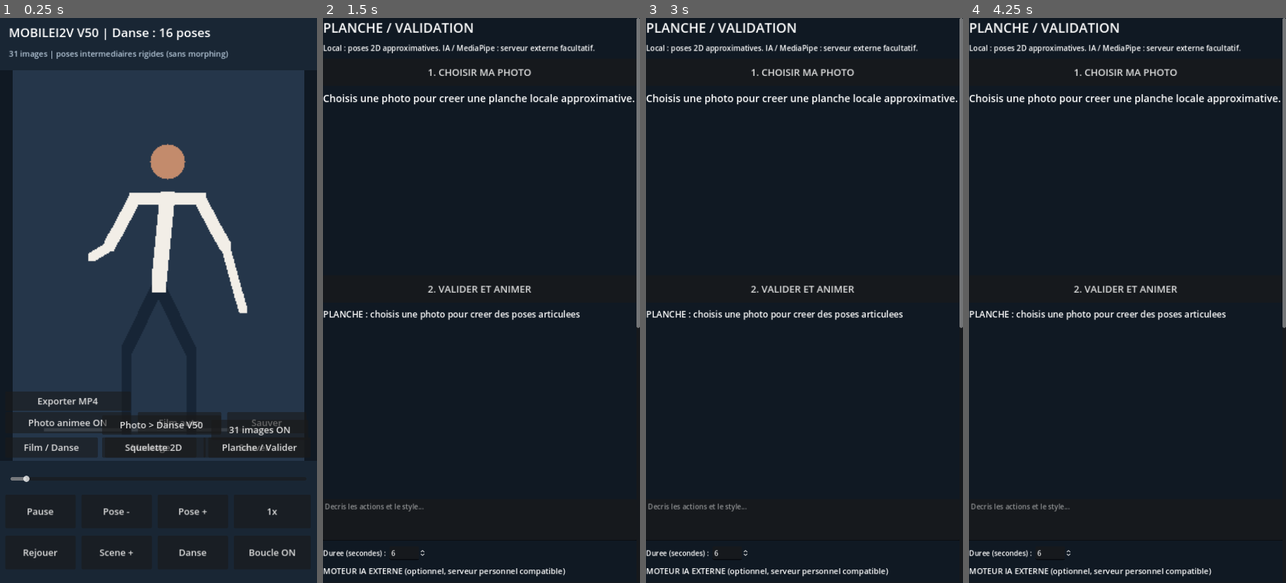
Above: before the commit, frames 1-4 (left to right).
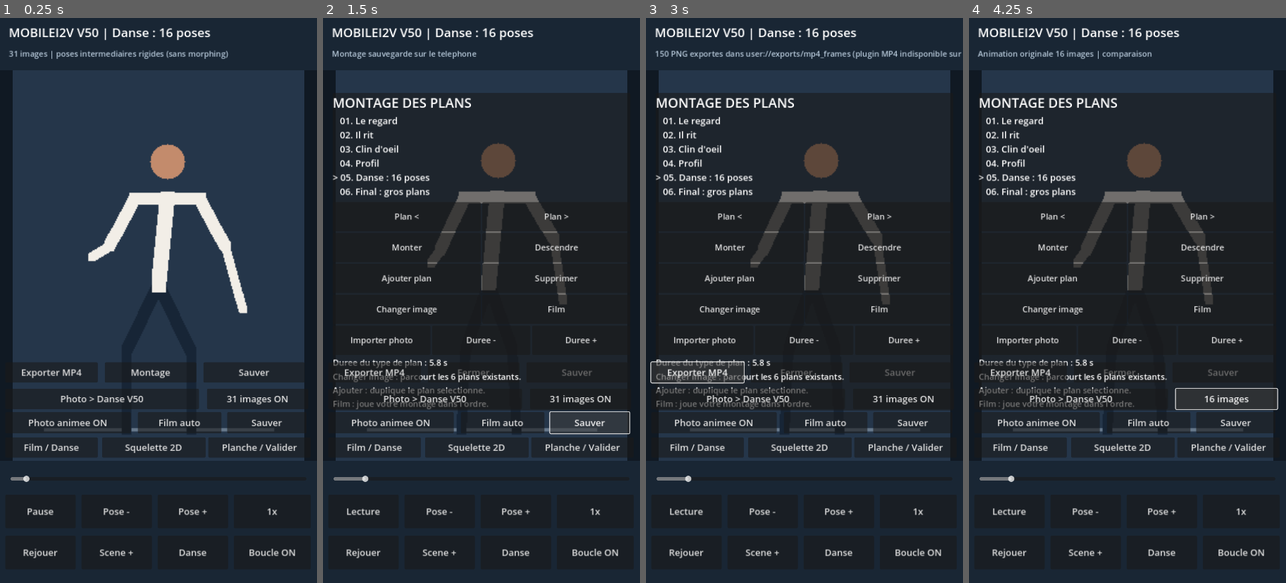
Above: after the commit, the same moments.

Repository: ericjamesempere-stack/MobileI2V-Xiaomi-
Game: Godot game, scene res://scenes/main.tscn
Same seed, same stepped clock (60 frames per second), same inputs: the game is played once before the commit and once after it.
Inputs:
- Up to frame 1 (0.25 s): no input
- Up to frame 2 (1.5 s): click "Montage" at 0.5 s; click "Sauver" at 1.25 s
- Up to frame 3 (3 s): click "Sauver" at 2 s; click "Exporter MP4" at 2.75 s
- Up to frame 4 (4.25 s): click "31 images ON" at 3.5 s

The runs differ from the first frame. In frame 1, 6.0% of the frame differs, in the area x 4-96%, y 61-78%; in frame 2, 20%; in frame 3, 20%; in frame 4, 20%, in the area x 0-100%, y 0-99%.

Commit message:
Prevent overlapping action buttons on Xiaomi portrait display

Diff:
--- a/scripts/main.gd
+++ b/scripts/main.gd
@@ -152,7 +152,7 @@
     rig_button.pressed.connect(_go_rig)
     var board_button: Button = _button("Planche / Valider", Vector2(473, 950), Vector2(233, 46))
     board_button.pressed.connect(_open_storyboard)
-    var guided: Button = _button("Photo > Danse V50", Vector2(232, 900), Vector2(270, 44))
+    var guided: Button = _button("Photo > Danse V50", Vector2(12, 840), Vector2(440, 46))
     guided.pressed.connect(_open_guided)
     _render()
 
@@ -252,7 +252,7 @@
     auto_button.pressed.connect(_auto_film)
     var save_auto: Button = _button("Sauver", Vector2(516, 893), Vector2(180, 48))
     save_auto.pressed.connect(_save_project)
-    var mp4_button: Button = _button("Exporter MP4", Vector2(12, 846), Vector2(285, 44))
+    var mp4_button: Button = _button("Exporter MP4", Vector2(12, 780), Vector2(210, 46))
     mp4_button.pressed.connect(_export_mp4)
     motion_button.text = "Photo animee ON" if photo_motion else "Photo animee OFF"
 
@@ -443,9 +443,9 @@
     _render()
 
 func _build_editor() -> void:
-    edit_button = _button("Montage", Vector2(238, 950), Vector2(208, 46))
+    edit_button = _button("Montage", Vector2(238, 780), Vector2(208, 46))
     edit_button.pressed.connect(_toggle_editor)
-    var save_button: Button = _button("Sauver", Vector2(462, 950), Vector2(230, 46))
+    var save_button: Button = _button("Sauver", Vector2(462, 780), Vector2(230, 46))
     save_button.pressed.connect(_save_project)
     editor_panel = PanelContainer.new()
     editor_panel.position = Vector2(22, 170)
@@ -683,7 +683,7 @@
     _refresh_editor()
 
 func _build_smooth_control() -> void:
-    smooth_button = _button("31 images ON", Vector2(480, 910), Vector2(220, 46))
+    smooth_button = _button("31 images ON", Vector2(470, 840), Vector2(230, 46))
     smooth_button.pressed.connect(_toggle_smooth)
 
 func _toggle_smooth() -> void:
